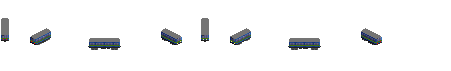
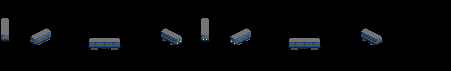
Layer changes from the first 451 × 71 image to the second:
painted on "C1" over 1, 37, 382, 48
